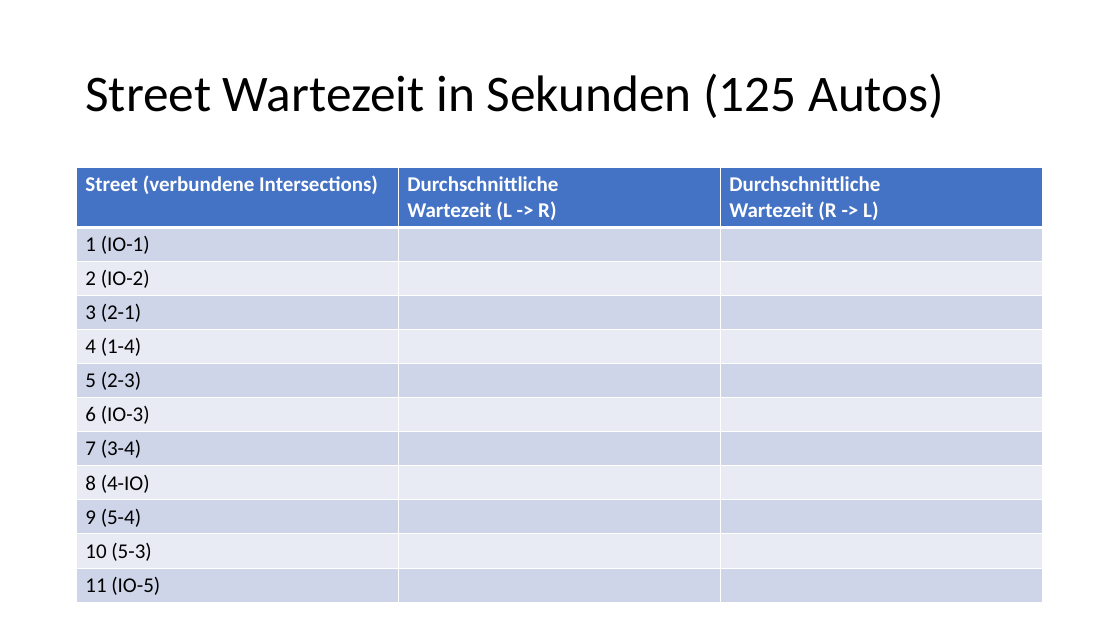
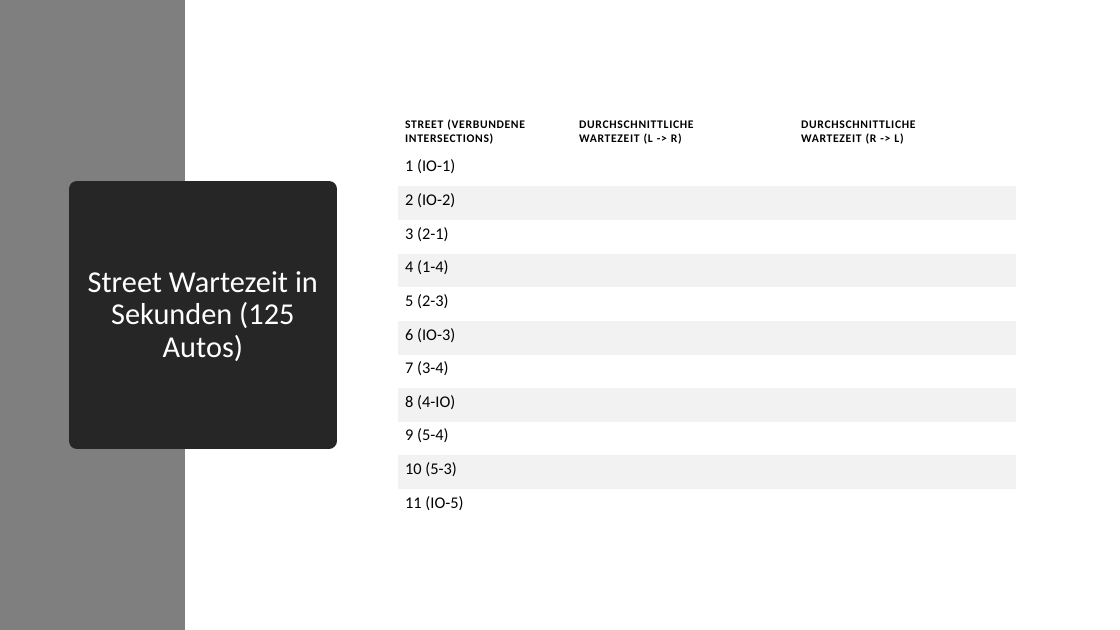
Before and after one commit to code-drey/car_simulation, a slide deck: slide 21 of Presentation/Traffic-flow-modeling-and-analysis.pptx. Drawn at 1120x630 pixels with LibreOffice and Linux fonts; fonts in the diff are those of the drawing. Boxes give left, top, right and bottom in pixels: in the first picture for what was removed or moved away, otherwise in the second. Text is boxed around its words. In the diff, an @@ line names an element or a change of style, - is before the commit and + after.

Commit message:
some design changes on presentation

```diff
--- a/Presentation/Traffic-flow-modeling-and-analysis.pptx
+++ b/Presentation/Traffic-flow-modeling-and-analysis.pptx
@@ rectangle added at bbox=[0, 0, 185, 630], fill #7F7F7F @@
@@ table at bbox=[398, 108, 1016, 523] @@
-row 1: Street (verbundene Intersections) | Durchschnittliche Wartezeit (L -> R) | Durchschnittliche Wartezeit (R -> L)
+row 1: STREET (VERBUNDENE INTERSECTIONS) | DURCHSCHNITTLICHE WARTEZEIT (L -> R) | DURCHSCHNITTLICHE WARTEZEIT (R -> L)
@@ fill #4472C4 to none in row 1 @@
@@ fill #CFD5EA to none in 6 cells @@
@@ fill #E9EBF5 to #F2F2F2 in 15 cells @@
@@ size 18 to 14 pt in "1 (IO-1)", "2 (IO-2)", "3 (2-1)", "4 (1-4)" and 7 more places @@
@@ borders changed @@
@@ table: place and size @@
-table at bbox=[77, 168, 1043, 602]
+table at bbox=[398, 108, 1016, 523]
@@ title "Street Wartezeit in Sekunden (125 ...": place and size @@
-title "Street Wartezeit in Sekunden (125 ..." at bbox=[85, 73, 944, 118]
+title "Street Wartezeit in Sekunden (125 ..." at bbox=[77, 189, 329, 441]
@@ title "Street Wartezeit in Sekunden (125 ..." at bbox=[77, 189, 329, 441]: size 44 to 26 pt, text colour #000000 to #FFFFFF; alignment left to centre; fill none to #262626; outline none to #262626 13.75 pt @@
```
Also in this commit, not shown: 6 other slides changed, 1 slide added, 1 slide removed.
